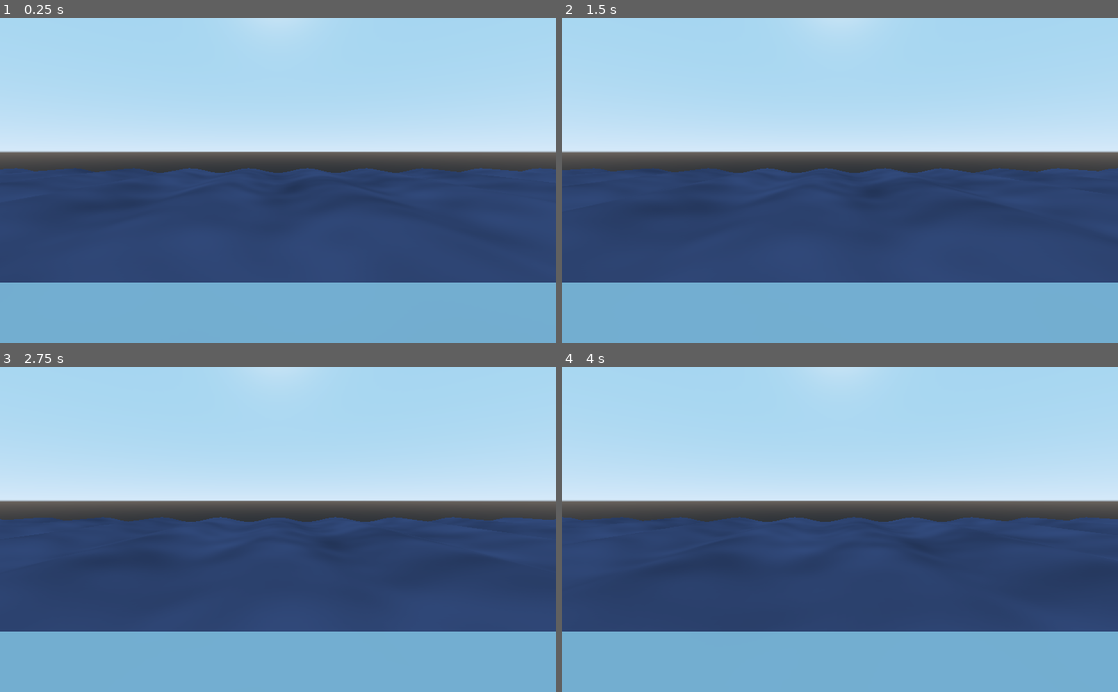
Above: before the commit, frames 1-4 (two rows, left to right).
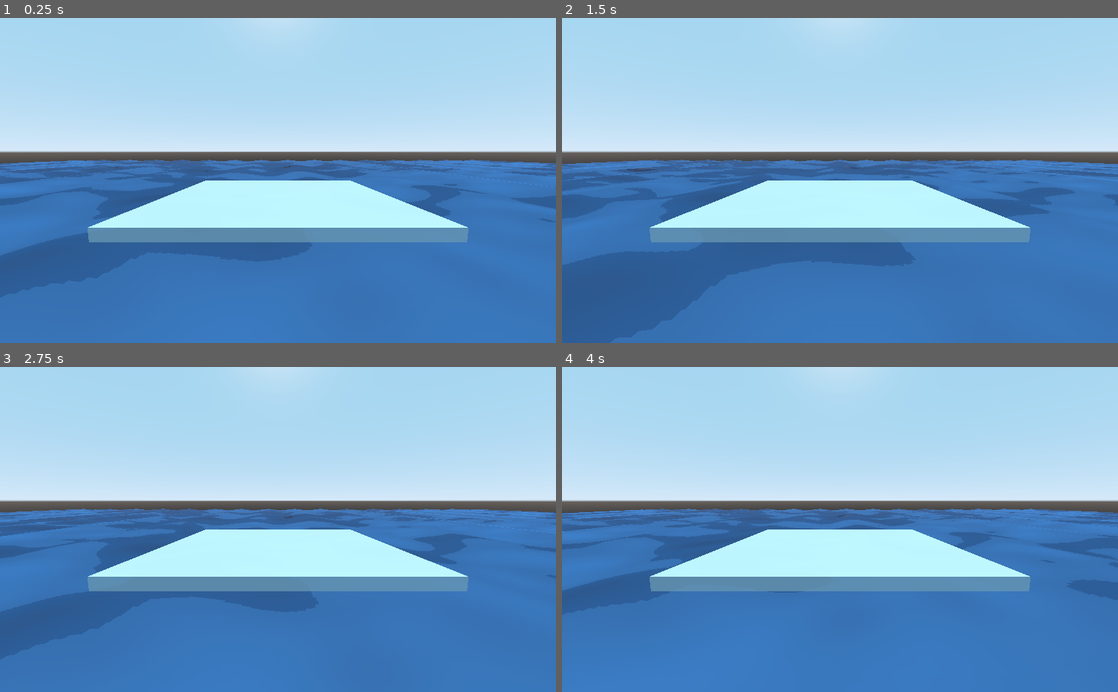
Above: after the commit, the same moments.

Repository: Matiss-Priednieks/GE2-Assignment
Game: Godot game, scene res://Game.tscn
Same seed, same stepped clock (60 frames per second), same inputs: the game is played once before the commit and once after it.
Inputs:
- Up to frame 1 (0.25 s): no input
- Up to frame 2 (1.5 s): no input
- Up to frame 3 (2.75 s): no input
- Up to frame 4 (4 s): no input

The runs differ from the first frame. In frame 1, 56% of the frame differs, in the area x 0-100%, y 43-100%; in frame 2, 56%; in frame 3, 56%; in frame 4, 56%.

Commit message:
nice lookin water
still needs improvements

Diff:
--- a/Game.tscn
+++ b/Game.tscn
@@ -55,7 +55,7 @@
 
 [sub_resource type="PlaneMesh" id=14]
 material = ExtResource( 1 )
-size = Vector2( 300, 300 )
+size = Vector2( 600, 600 )
 subdivide_width = 128
 subdivide_depth = 128
 
@@ -71,4 +71,8 @@
 mesh = SubResource( 14 )
 
 [node name="Camera" type="Camera" parent="."]
-transform = Transform( 1, 0, 0, 0, 0.992386, 0.123168, 0, -0.123168, 0.992386, 0, 10.4351, -17.4267 )
+transform = Transform( 1, 0, 0, 0, 0.992386, 0.123168, 0, -0.123168, 0.992386, 0, 15.8029, 54.4631 )
+far = 600.0
+
+[node name="OmniLight" type="DirectionalLight" parent="."]
+transform = Transform( 1, 0, 0, 0, -0.658545, 0.752541, 0, -0.752541, -0.658545, 0, 82, 0 )
--- a/water.tres
+++ b/water.tres
@@ -11,17 +11,43 @@
 operator = 2
 
 [sub_resource type="VisualShaderNodeColorConstant" id=60]
-constant = Color( 0.4477, 0.480151, 0.577501, 1 )
+constant = Color( 0.083023, 0.271966, 0.555037, 1 )
+
+[sub_resource type="VisualShaderNodeScalarOp" id=78]
+output_port_for_preview = 0
+default_input_values = [ 0, 0.0, 1, 0.35 ]
+operator = 9
+
+[sub_resource type="VisualShaderNodeTexture" id=79]
+texture = ExtResource( 1 )
+
+[sub_resource type="VisualShaderNodeScalarOp" id=80]
+output_port_for_preview = 0
+default_input_values = [ 0, 0.0, 1, 0.35 ]
+operator = 9
+
+[sub_resource type="VisualShaderNodeVectorInterp" id=81]
+output_port_for_preview = 0
 
 [sub_resource type="VisualShaderNodeColorConstant" id=7]
-constant = Color( 0.273, 0.32955, 0.65, 1 )
+constant = Color( 0.202464, 0.546876, 0.86871, 1 )
+
+[sub_resource type="VisualShaderNodeScalarSmoothStep" id=82]
+output_port_for_preview = 0
+default_input_values = [ 0, 0.0, 1, 0.0, 2, 0.5 ]
+
+[sub_resource type="VisualShaderNodeScalarOp" id=83]
+output_port_for_preview = 0
+default_input_values = [ 0, 0.0, 1, 0.5 ]
+operator = 9
+
+[sub_resource type="VisualShaderNodeScalarFunc" id=84]
+output_port_for_preview = 0
+function = 0
 
 [sub_resource type="VisualShaderNodeTexture" id=35]
+output_port_for_preview = 0
 texture = ExtResource( 1 )
-
-[sub_resource type="VisualShaderNodeVectorOp" id=36]
-output_port_for_preview = 0
-operator = 2
 
 [sub_resource type="VisualShaderNodeInput" id=45]
 input_name = "time"
@@ -102,6 +128,7 @@
 uniform float Wavelength : hint_range(1, 100) = 25;
 uniform float Speed = 25;
 uniform sampler2D tex_frg_3;
+uniform sampler2D tex_frg_17;
 
 
 
@@ -168,11 +195,14 @@
 // Input:6
 	float n_out6p0 = TIME;
 
+// ScalarFunc:22
+	float n_out22p0 = sin(n_out6p0);
+
 // Scalar:7
 	float n_out7p0 = 0.010000;
 
 // ScalarOp:8
-	float n_out8p0 = n_out6p0 * n_out7p0;
+	float n_out8p0 = n_out22p0 * n_out7p0;
 
 // VectorOp:9
 	vec3 n_out9p0 = n_out10p0 - vec3(n_out8p0);
@@ -182,22 +212,46 @@
 	vec3 n_out3p0 = tex_frg_3_read.rgb;
 	float n_out3p1 = tex_frg_3_read.a;
 
+// ScalarOp:18
+	float n_in18p1 = 0.35000;
+	float n_out18p0 = step(dot(n_out3p0, vec3(0.333333, 0.333333, 0.333333)), n_in18p1);
+
+// ScalarOp:21
+	float n_in21p1 = 0.50000;
+	float n_out21p0 = step(dot(n_out3p0, vec3(0.333333, 0.333333, 0.333333)), n_in21p1);
+
+// ScalarSmoothStep:20
+	float n_in20p2 = 0.50000;
+	float n_out20p0 = smoothstep(n_out18p0, n_out21p0, n_in20p2);
+
 // Color:2
-	vec3 n_out2p0 = vec3(0.273000, 0.329550, 0.650000);
+	vec3 n_out2p0 = vec3(0.202464, 0.546876, 0.868710);
 	float n_out2p1 = 1.000000;
 
-// VectorOp:4
-	vec3 n_out4p0 = n_out3p0 * n_out2p0;
+// VectorMix:19
+	vec3 n_in19p2 = vec3(0.50000, 0.50000, 0.50000);
+	vec3 n_out19p0 = mix(vec3(n_out20p0), n_out2p0, n_in19p2);
 
 // Color:14
-	vec3 n_out14p0 = vec3(0.447700, 0.480151, 0.577501);
+	vec3 n_out14p0 = vec3(0.083023, 0.271966, 0.555037);
 	float n_out14p1 = 1.000000;
 
 // VectorOp:13
-	vec3 n_out13p0 = n_out4p0 * n_out14p0;
+	vec3 n_out13p0 = n_out19p0 * n_out14p0;
+
+// Texture:17
+	vec4 tex_frg_17_read = texture(tex_frg_17, UV.xy);
+	vec3 n_out17p0 = tex_frg_17_read.rgb;
+	float n_out17p1 = tex_frg_17_read.a;
+
+// ScalarOp:15
+	float n_in15p1 = 0.35000;
+	float n_out15p0 = step(dot(n_out17p0, vec3(0.333333, 0.333333, 0.333333)), n_in15p1);
 
 // Output:0
 	ALBEDO = n_out13p0;
+	ALPHA = dot(n_out3p0, vec3(0.333333, 0.333333, 0.333333));
+	SPECULAR = n_out15p0;
 
 }
 
@@ -206,7 +260,7 @@
 
 }
 "
-graph_offset = Vector2( -649.395, -154.991 )
+graph_offset = Vector2( -687.759, -213.396 )
 nodes/vertex/0/position = Vector2( 1540, 160 )
 nodes/vertex/38/node = SubResource( 61 )
 nodes/vertex/38/position = Vector2( -300, 420 )
@@ -243,29 +297,42 @@
 nodes/vertex/connections = PoolIntArray( 38, 0, 39, 0, 39, 2, 42, 2, 42, 0, 0, 0, 39, 0, 42, 0, 44, 0, 46, 0, 41, 0, 46, 1, 46, 0, 42, 1, 48, 0, 47, 0, 49, 0, 50, 0, 45, 0, 50, 1, 50, 0, 47, 1, 47, 0, 51, 0, 51, 0, 41, 0, 39, 0, 54, 0, 52, 0, 55, 1, 53, 0, 55, 0, 55, 0, 54, 1, 54, 0, 51, 1 )
 nodes/fragment/0/position = Vector2( 1280, -80 )
 nodes/fragment/2/node = SubResource( 7 )
-nodes/fragment/2/position = Vector2( -20, 300 )
+nodes/fragment/2/position = Vector2( 40, 300 )
 nodes/fragment/3/node = SubResource( 35 )
-nodes/fragment/3/position = Vector2( -280, 20 )
-nodes/fragment/4/node = SubResource( 36 )
-nodes/fragment/4/position = Vector2( 300, 100 )
+nodes/fragment/3/position = Vector2( -560, 0 )
 nodes/fragment/6/node = SubResource( 45 )
-nodes/fragment/6/position = Vector2( -1360, 280 )
+nodes/fragment/6/position = Vector2( -1680, 200 )
 nodes/fragment/7/node = SubResource( 46 )
-nodes/fragment/7/position = Vector2( -1380, 380 )
+nodes/fragment/7/position = Vector2( -1740, 400 )
 nodes/fragment/8/node = SubResource( 47 )
-nodes/fragment/8/position = Vector2( -1120, 300 )
+nodes/fragment/8/position = Vector2( -1080, 340 )
 nodes/fragment/9/node = SubResource( 48 )
 nodes/fragment/9/position = Vector2( -820, 120 )
 nodes/fragment/10/node = SubResource( 44 )
 nodes/fragment/10/position = Vector2( -1240, 20 )
 nodes/fragment/13/node = SubResource( 59 )
-nodes/fragment/13/position = Vector2( 880, 80 )
+nodes/fragment/13/position = Vector2( 760, 80 )
 nodes/fragment/14/node = SubResource( 60 )
-nodes/fragment/14/position = Vector2( 520, 320 )
-nodes/fragment/connections = PoolIntArray( 7, 0, 8, 1, 8, 0, 9, 1, 6, 0, 8, 0, 2, 0, 4, 1, 10, 0, 9, 0, 9, 0, 3, 0, 4, 0, 13, 0, 14, 0, 13, 1, 3, 0, 4, 0, 13, 0, 0, 0 )
+nodes/fragment/14/position = Vector2( 560, 340 )
+nodes/fragment/15/node = SubResource( 78 )
+nodes/fragment/15/position = Vector2( 720, -260 )
+nodes/fragment/17/node = SubResource( 79 )
+nodes/fragment/17/position = Vector2( 360, -300 )
+nodes/fragment/18/node = SubResource( 80 )
+nodes/fragment/18/position = Vector2( -280, -140 )
+nodes/fragment/19/node = SubResource( 81 )
+nodes/fragment/19/position = Vector2( 280, 80 )
+nodes/fragment/20/node = SubResource( 82 )
+nodes/fragment/20/position = Vector2( 20, -80 )
+nodes/fragment/21/node = SubResource( 83 )
+nodes/fragment/21/position = Vector2( -280, 120 )
+nodes/fragment/22/node = SubResource( 84 )
+nodes/fragment/22/position = Vector2( -1460, 220 )
+nodes/fragment/connections = PoolIntArray( 7, 0, 8, 1, 10, 0, 9, 0, 9, 0, 3, 0, 14, 0, 13, 1, 13, 0, 0, 0, 17, 0, 15, 0, 15, 0, 0, 4, 2, 0, 19, 1, 19, 0, 13, 0, 3, 0, 18, 0, 18, 0, 20, 0, 3, 0, 21, 0, 21, 0, 20, 1, 20, 0, 19, 0, 6, 0, 22, 0, 22, 0, 8, 0, 8, 0, 9, 1, 3, 0, 0, 1 )
 
 [resource]
+resource_local_to_scene = true
 shader = SubResource( 8 )
 shader_param/Amplitude = 1.0
-shader_param/Wavelength = 25.0
-shader_param/Speed = 25.0
+shader_param/Wavelength = 40.0
+shader_param/Speed = 20.0
Not shown: 1 places in water.tres that only renumber resources
